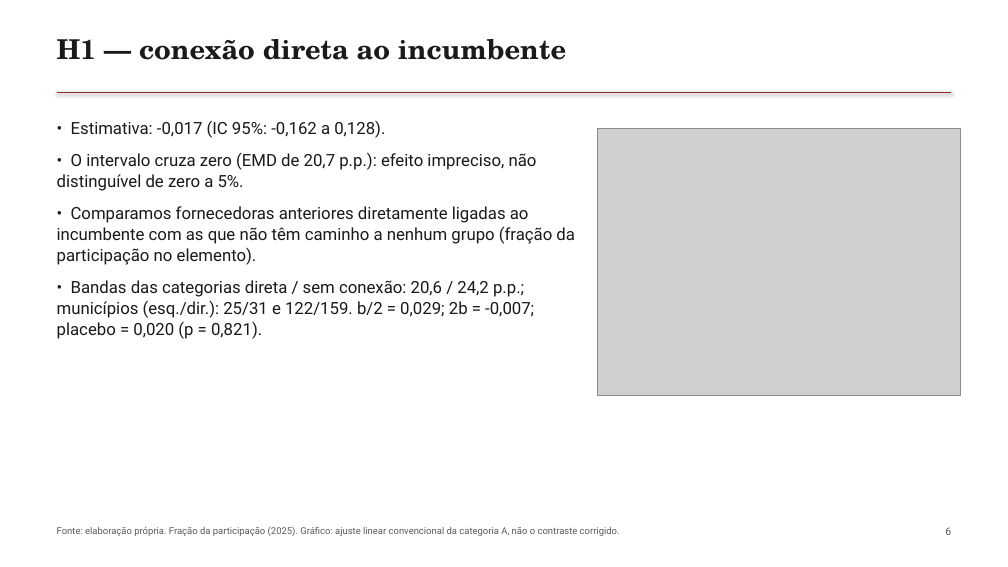
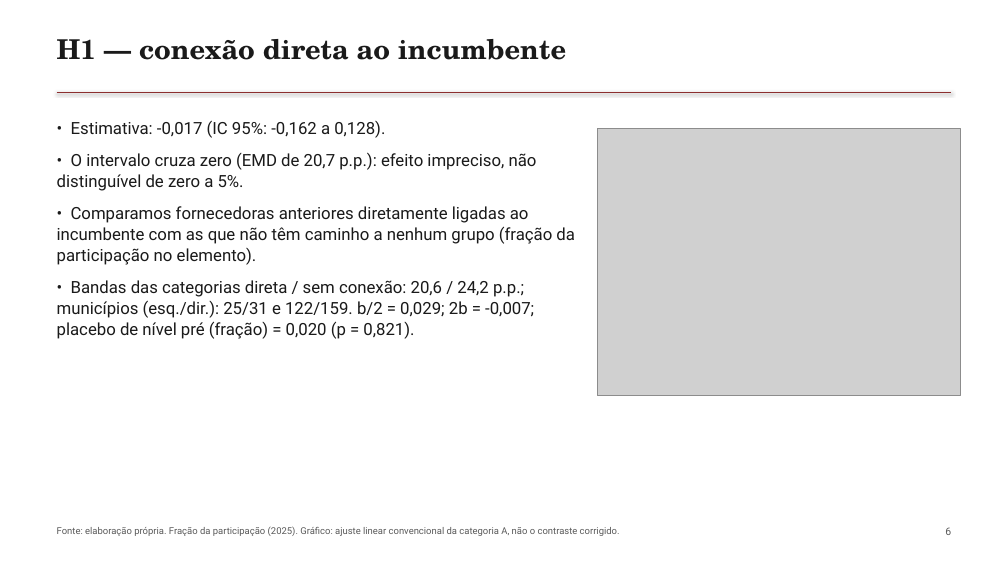
Before and after one commit to rafaelt0/redes-empresariais-alternancia-politica, a slide deck: slide 6 of output/deck.pptx. Drawn at 1008x567 pixels with LibreOffice and Linux fonts; fonts in the diff are those of the drawing; grey boxes stand for pictures. Boxes give left, top, right and bottom in pixels: in the first picture for what was removed or moved away, otherwise in the second. Text is boxed around its words. In the diff, an @@ line names an element or a change of style, - is before the commit and + after.

```diff
--- a/output/deck.pptx
+++ b/output/deck.pptx
@@ text at (57, 280, 534, 339): text changed @@
-• Bandas das categorias direta / sem conexão: 20,6 / 24,2 p.p.; municípios (esq./dir.): 25/31 e 122/159. b/2 = 0,029; 2b = -0,007; placebo = 0,020 (p = 0,821).
+• Bandas das categorias direta / sem conexão: 20,6 / 24,2 p.p.; municípios (esq./dir.): 25/31 e 122/159. b/2 = 0,029; 2b = -0,007; placebo de nível pré (fração) = 0,020 (p = 0,821).
```
Also in this commit, not shown: 2 other slides changed, 4 other files.
